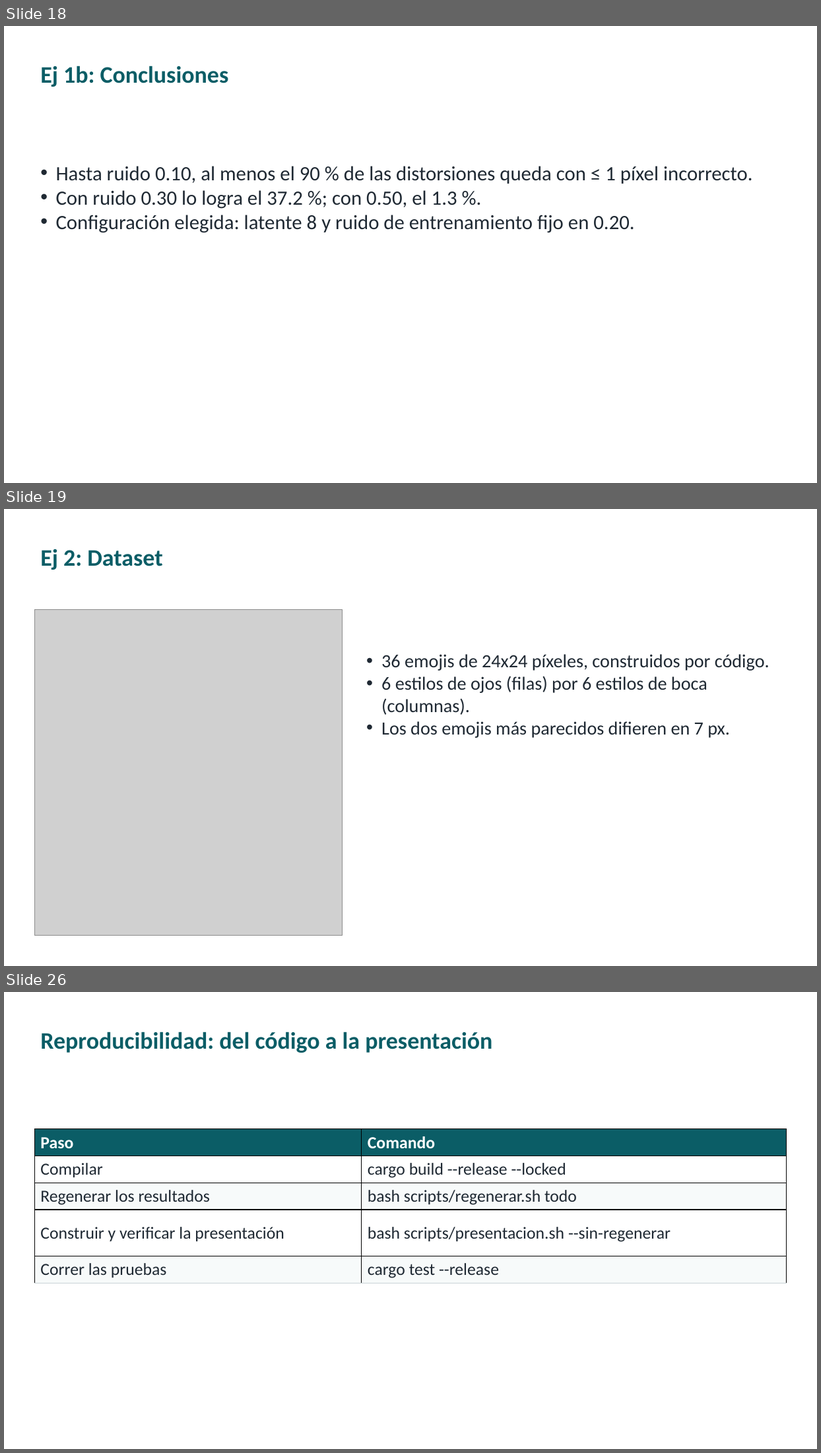
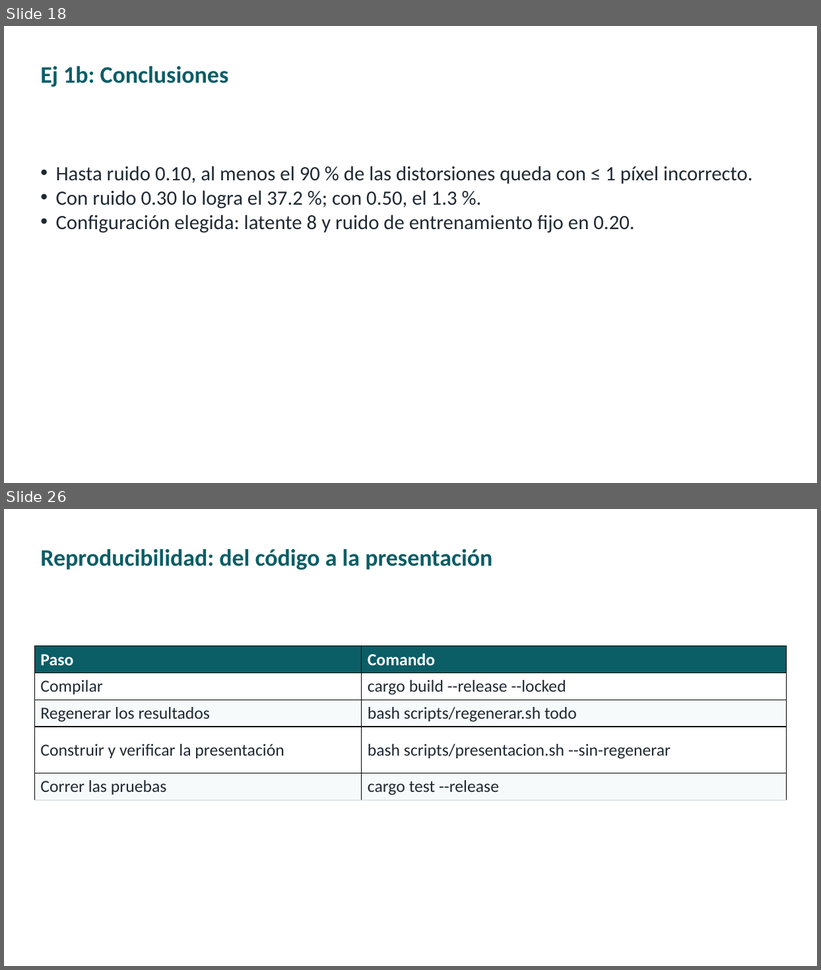
Before and after one commit to ldicandia/SIA-G3, a slide deck: TP5/presentacion/TP5-autoencoders.pptx. Shown one above the other, each under a label of ours: slides 18, 19 and 26 before the commit, slides 18 and 26 after it; the slides between them are not shown. The pictures are 821x1453 and 821x970 pixels, drawn with LibreOffice and Linux fonts; fonts in the diff are those of the drawing; grey boxes stand for pictures. Boxes give left, top, right and bottom in pixels: in the first picture for what was removed or moved away, otherwise in the second. Text is boxed around its words. In the diff, an @@ line names an element or a change of style, - is before the commit and + after.

```diff
--- a/TP5/presentacion/TP5-autoencoders.pptx
+++ b/TP5/presentacion/TP5-autoencoders.pptx
@@ slide 19 removed at (x1=4, y1=509, x2=817, y2=966), background #FFFFFF @@
@@ title removed at (x1=40, y1=549, x2=162, y2=570) @@
-Ej 2: Dataset
@@ picture removed at (x1=34, y1=609, x2=342, y2=936) @@
@@ text removed at (x1=382, y1=654, x2=770, y2=738) @@
-• 36 emojis de 24x24 píxeles, construidos por código.
-• 6 estilos de ojos (filas) por 6 estilos de boca (columnas).
-• Los dos emojis más parecidos difieren en 7 px.
```
Also in this commit, not shown: 6 slides changed, 2 slides added, 1 other slide removed, 33 other files.
